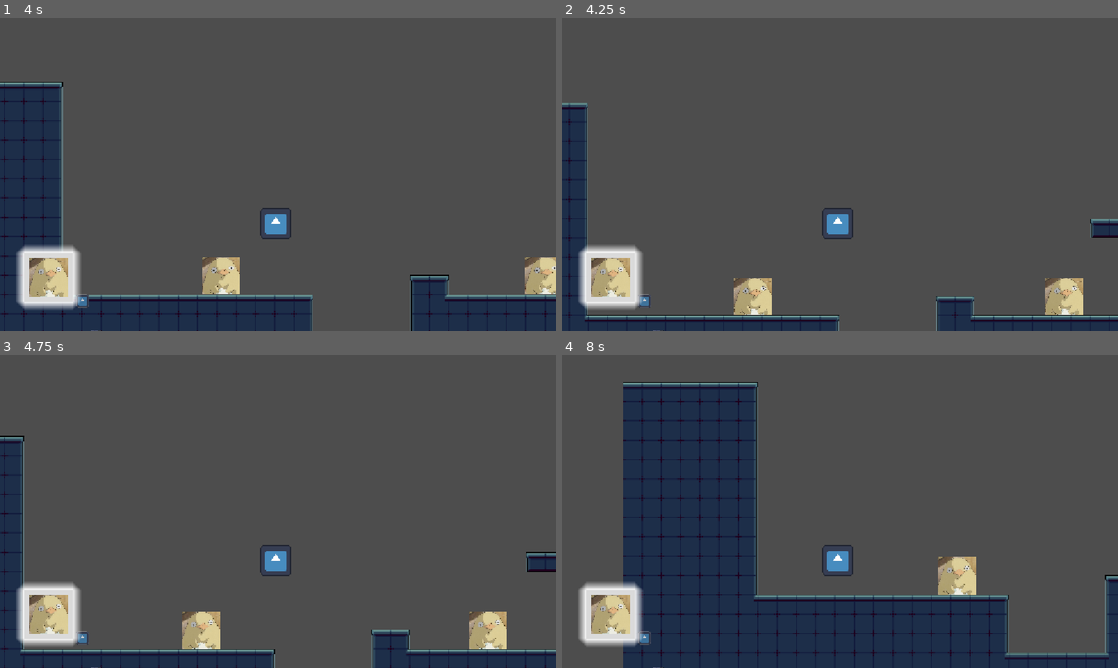
Above: before the commit, frames 1-4 (two rows, left to right).
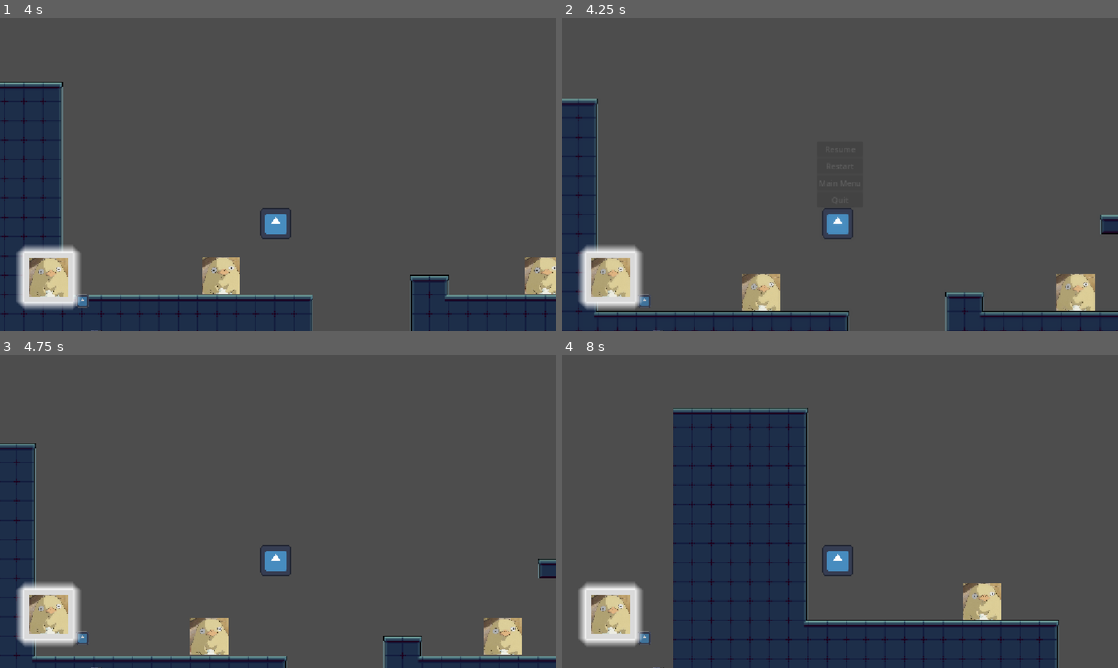
Above: after the commit, the same moments.

Repository: Paulpoomrit/ggj-2026
Game: Godot game, scene res://levels/level_one.tscn
Same seed, same stepped clock (60 frames per second), same inputs: the game is played once before the commit and once after it. The engine's default icon, where the game draws it, is replaced by a stand-in: a white triangle on a blue panel in a dark square.
Inputs (mouse positions are in pixels of both pictures, inside the frame that each line leads up to):
- Up to frame 1 (4 s): tap Enter at 0.5 s; move the mouse to (400, 158) at 0.52 s; hold 0 0.53-1.28 s; hold D (move_right) 0.53-2.03 s; click (400, 158) at 0.67 s; tap Space (jump) at 0.77, 1.52, 3.02, 3.77 s; move the mouse to (166, 190) at 1.27 s; tap 1 at 1.35, 2.85 s; move the mouse to (333, 105) at 2.02 s; hold A (move_left) 2.03-2.78 s; hold 0 2.03-2.78 s; move the mouse to (250, 237) at 2.77 s; hold D (move_right) from 2.78 s (still down); click (250, 237) at 2.92 s; move the mouse to (444, 221) at 3.52 s; hold 0 from 3.53 s (still down)
- Up to frame 2 (4.25 s): keep holding D (move_right); keep holding 0; tap Escape (pause, bound only after the commit) at 4.15 s
- Up to frame 3 (4.75 s): release D (move_right) at 4.25 s; release 0 at 4.25 s; click (278, 486) at 4.25 s, where only the run after the commit has a clickable "Resume"
- Up to frame 4 (8 s): move the mouse to (673, 464) at 5.02 s; hold A (move_left) 5.03-5.78 s; tap 1 at 5.1, 6.6 s; tap Space (jump) at 5.27, 6.77, 7.52 s; move the mouse to (867, 511) at 5.77 s; hold D (move_right) 5.78-6.53 s; hold 0 5.78-6.53 s; click (867, 511) at 5.92 s; move the mouse to (756, 433) at 6.52 s; hold A (move_left) from 6.53 s (still down); move the mouse to (962, 495) at 7.27 s; hold 0 from 7.28 s (still down)

Frame 1 is identical in both runs. In frame 2, 6.1% of the frame differs, in the area x 0-100%, y 25-100%; in frame 3, 6.9%; in frame 4, 23%, in the area x 11-100%, y 8-100%.

Commit message:
pause-and-main-fully-working-now
all we need is to add textures and sound effects

Diff:
--- /dev/null
+++ b/UI/main_menu.gd
@@ -0,0 +1,13 @@
+extends Node2D
+
+
+func _on_start_pressed() -> void:
+	get_tree().change_scene_to_file("res://levels/level_one.tscn")
+
+
+func _on_options_pressed() -> void:
+	pass
+
+
+func _on_quit_pressed() -> void:
+	get_tree().quit()
--- /dev/null
+++ b/UI/main_menu.tscn
@@ -0,0 +1,43 @@
+[gd_scene load_steps=2 format=3 uid="uid://dcubvqqjqjusc"]
+
+[ext_resource type="Script" uid="uid://dk4ibdqu14qgg" path="res://UI/main_menu.gd" id="1_06t4h"]
+
+[node name="MainMenu" type="Node2D"]
+script = ExtResource("1_06t4h")
+
+[node name="ButtonManager" type="Control" parent="."]
+layout_mode = 3
+anchors_preset = 0
+offset_right = 40.0
+offset_bottom = 40.0
+
+[node name="Start" type="Button" parent="ButtonManager"]
+layout_mode = 1
+anchors_preset = -1
+offset_left = 528.0
+offset_top = 264.0
+offset_right = 574.0
+offset_bottom = 295.0
+grow_horizontal = 2
+grow_vertical = 2
+text = "Start"
+
+[node name="Options" type="Button" parent="ButtonManager"]
+layout_mode = 0
+offset_left = 524.0
+offset_top = 301.0
+offset_right = 594.0
+offset_bottom = 332.0
+text = "Options"
+
+[node name="Quit" type="Button" parent="ButtonManager"]
+layout_mode = 0
+offset_left = 550.0
+offset_top = 338.0
+offset_right = 592.0
+offset_bottom = 369.0
+text = "Quit"
+
+[connection signal="pressed" from="ButtonManager/Start" to="." method="_on_start_pressed"]
+[connection signal="pressed" from="ButtonManager/Options" to="." method="_on_options_pressed"]
+[connection signal="pressed" from="ButtonManager/Quit" to="." method="_on_quit_pressed"]
--- /dev/null
+++ b/UI/mask_interactable_node.tscn
@@ -0,0 +1,7 @@
+[gd_scene load_steps=0 format=3 uid="uid://cd4h5vus1a7k2"]
+
+[ext_resource type="Script" uid="uid://dlg5mas221shw" path="res://UI/mask_interactable_node.gd" id="1_p03l1"]
+
+
+[node name="MaskInteractableNode" type="Node"]
+script = ExtResource("1_p03l1")
--- a/pause_menu.gd
+++ b/UI/pause_menu.gd
@@ -6,19 +6,20 @@
 
 
 func resume():
-	get_tree().paused = false;
+	get_tree().paused = false
 	$AnimationPlayer.play_backwards("blur")
+	await get_tree().create_timer(0.3).timeout
 	hide()
 
 func pause():
-	get_tree().paused = true;
+	get_tree().paused = true
 	$AnimationPlayer.play("blur")
 	show()
 
 func testPause():
-	if Input.is_action_just_pressed("pause") and get_tree().paused:
+	if Input.is_action_just_pressed("pause") and get_tree().paused == false:
 		pause()
-	elif Input.is_action_just_pressed("pause") and get_tree().paused:
+	elif Input.is_action_just_pressed("pause") and get_tree().paused == true:
 		resume()
 
 
@@ -33,7 +34,8 @@
 
 
 func _on_main_menu_pressed() -> void:
-	get_tree().change_scene_to_file("res://main_menu.tscn")
+	resume()
+	get_tree().change_scene_to_file("res://UI/main_menu.tscn")
 
 
 func _on_quit_pressed():
--- a/pause_menu.tscn
+++ b/UI/pause_menu.tscn
@@ -1,7 +1,7 @@
 [gd_scene load_steps=7 format=3 uid="uid://c8k6kv2h75xam"]
 
-[ext_resource type="Shader" uid="uid://dnijluxhxrmw3" path="res://pause_menu.gdshader" id="1_hdmo1"]
-[ext_resource type="Script" uid="uid://c1h5lvly66co3" path="res://pause_menu.gd" id="1_nwcfo"]
+[ext_resource type="Shader" uid="uid://dnijluxhxrmw3" path="res://UI/pause_menu.gdshader" id="1_hdmo1"]
+[ext_resource type="Script" uid="uid://c1h5lvly66co3" path="res://UI/pause_menu.gd" id="1_nwcfo"]
 
 [sub_resource type="ShaderMaterial" id="ShaderMaterial_nwcfo"]
 shader = ExtResource("1_hdmo1")
@@ -47,7 +47,7 @@
 "times": PackedFloat32Array(0, 0.3),
 "transitions": PackedFloat32Array(1, 1),
 "update": 0,
-"values": [0.0, 0.8090000384275]
+"values": [0.0, 0.800000038]
 }
 tracks/1/type = "value"
 tracks/1/imported = false
@@ -96,15 +96,13 @@
 [node name="PanelContainer" type="PanelContainer" parent="."]
 modulate = Color(1, 1, 1, 0)
 layout_mode = 1
-anchors_preset = 8
-anchor_left = 0.5
-anchor_top = 0.5
-anchor_right = 0.5
-anchor_bottom = 0.5
-offset_left = -20.0
-offset_top = -16.0
-offset_right = 20.0
-offset_bottom = 16.0
+anchors_preset = 15
+anchor_right = 1.0
+anchor_bottom = 1.0
+offset_left = -48.0
+offset_top = -68.0
+offset_right = 48.0
+offset_bottom = 68.0
 grow_horizontal = 2
 grow_vertical = 2
 
--- a/levels/level_one.tscn
+++ b/levels/level_one.tscn
@@ -6,6 +6,7 @@
 [ext_resource type="PackedScene" uid="uid://rcchusq3cd27" path="res://scenes/ground_enemy.tscn" id="4_e7anx"]
 [ext_resource type="PackedScene" uid="uid://bsuot5fath7hk" path="res://scenes/PressurePlate.tscn" id="5_ur00s"]
 [ext_resource type="PackedScene" uid="uid://c7eme558vq3y" path="res://scenes/Gate.tscn" id="6_wndkh"]
+[ext_resource type="PackedScene" uid="uid://c8k6kv2h75xam" path="res://UI/pause_menu.tscn" id="7_hu4x8"]
 
 [sub_resource type="TileSetAtlasSource" id="TileSetAtlasSource_x25rp"]
 texture = ExtResource("1_46lwt")
@@ -566,3 +567,16 @@
 [node name="CollisionShape2D" type="CollisionShape2D" parent="Area2D"]
 position = Vector2(6317, 340)
 shape = SubResource("RectangleShape2D_e7anx")
+
+[node name="CanvasLayer" type="CanvasLayer" parent="."]
+
+[node name="PauseMenu" parent="CanvasLayer" instance=ExtResource("7_hu4x8")]
+anchors_preset = 8
+anchor_left = 0.5
+anchor_top = 0.5
+anchor_right = 0.5
+anchor_bottom = 0.5
+offset_left = 0.0
+offset_top = 0.0
+offset_right = 0.0
+offset_bottom = 0.0
--- a/main_menu.gd
+++ /dev/null
@@ -1,30 +0,0 @@
-extends Control
-
-func _ready():
-	var lvlSelect=$PanelContainer/VBoxContainer/LvlSelect
-	var popup=lvlSelect.get_popup()
-	popup.id_pressed.connect(file_menu)
-
-
-func file_menu(id):
-	match(id):
-		0:
-			get_tree().change_scene_to_file("res://main_menu.tscn")
-		1:
-			get_tree().change_scene_to_file("res://main_menu.tscn")
-		2:
-			get_tree().change_scene_to_file("res://main_menu.tscn")
-		3:
-			get_tree().change_scene_to_file("res://main_menu.tscn")
-
-
-func _on_start_pressed() -> void:
-	get_tree().change_scene_to_file("res://main_menu.tscn")
-
-
-func _on_options_pressed() -> void:
-	pass
-
-
-func _on_quit_pressed() -> void:
-	get_tree().quit()
--- a/main_menu.tscn
+++ /dev/null
@@ -1,58 +0,0 @@
-[gd_scene load_steps=2 format=3 uid="uid://bg5tsici80b54"]
-
-[ext_resource type="Script" uid="uid://m4h6od6bqw1d" path="res://main_menu.gd" id="1_06t4h"]
-
-[node name="MainMenu" type="Control"]
-layout_mode = 3
-anchors_preset = 15
-anchor_right = 1.0
-anchor_bottom = 1.0
-grow_horizontal = 2
-grow_vertical = 2
-script = ExtResource("1_06t4h")
-
-[node name="PanelContainer" type="PanelContainer" parent="."]
-layout_mode = 1
-anchors_preset = 8
-anchor_left = 0.5
-anchor_top = 0.5
-anchor_right = 0.5
-anchor_bottom = 0.5
-offset_left = -20.0
-offset_top = -20.0
-offset_right = 20.0
-offset_bottom = 20.0
-grow_horizontal = 2
-grow_vertical = 2
-
-[node name="VBoxContainer" type="VBoxContainer" parent="PanelContainer"]
-layout_mode = 2
-
-[node name="Start" type="Button" parent="PanelContainer/VBoxContainer"]
-layout_mode = 2
-text = "Start"
-
-[node name="LvlSelect" type="MenuButton" parent="PanelContainer/VBoxContainer"]
-layout_mode = 2
-text = "Level Select"
-item_count = 4
-popup/item_0/text = "Level 1"
-popup/item_0/id = 0
-popup/item_1/text = "Level 2"
-popup/item_1/id = 1
-popup/item_2/text = "Level 3"
-popup/item_2/id = 2
-popup/item_3/text = "Level 4"
-popup/item_3/id = 3
-
-[node name="Options" type="Button" parent="PanelContainer/VBoxContainer"]
-layout_mode = 2
-text = "Options"
-
-[node name="Quit" type="Button" parent="PanelContainer/VBoxContainer"]
-layout_mode = 2
-text = "Quit"
-
-[connection signal="pressed" from="PanelContainer/VBoxContainer/Start" to="." method="_on_start_pressed"]
-[connection signal="pressed" from="PanelContainer/VBoxContainer/Options" to="." method="_on_options_pressed"]
-[connection signal="pressed" from="PanelContainer/VBoxContainer/Quit" to="." method="_on_quit_pressed"]
--- a/mask_interactable_node.tscn
+++ /dev/null
@@ -1,6 +0,0 @@
-[gd_scene format=3 uid="uid://cd4h5vus1a7k2"]
-
-[ext_resource type="Script" uid="uid://dlg5mas221shw" path="res://mask_interactable_node.gd" id="1_p03l1"]
-
-[node name="MaskInteractableNode" type="Node"]
-script = ExtResource("1_p03l1")
--- a/project.godot
+++ b/project.godot
@@ -58,6 +58,12 @@
 , Object(InputEventJoypadButton,"resource_local_to_scene":false,"resource_name":"","device":-1,"button_index":12,"pressure":0.0,"pressed":false,"script":null)
 ]
 }
+pause={
+"deadzone": 0.2,
+"events": [Object(InputEventKey,"resource_local_to_scene":false,"resource_name":"","device":0,"window_id":0,"alt_pressed":false,"shift_pressed":false,"ctrl_pressed":false,"meta_pressed":false,"pressed":false,"keycode":0,"physical_keycode":4194305,"key_label":0,"unicode":0,"location":0,"echo":false,"script":null)
+, Object(InputEventKey,"resource_local_to_scene":false,"resource_name":"","device":-1,"window_id":0,"alt_pressed":false,"shift_pressed":false,"ctrl_pressed":false,"meta_pressed":false,"pressed":false,"keycode":0,"physical_keycode":80,"key_label":0,"unicode":112,"location":0,"echo":false,"script":null)
+]
+}
 
 [layer_names]
 
--- a/scenes/game.tscn
+++ b/scenes/game.tscn
@@ -28,54 +28,54 @@
 [sub_resource type="RectangleShape2D" id="RectangleShape2D_iywne"]
 size = Vector2(157.5, 156)
 
-[node name="Game" type="Node2D" unique_id=75766549]
+[node name="Game" type="Node2D"]
 
-[node name="Player" parent="." unique_id=1068349610 instance=ExtResource("1_uwrxv")]
+[node name="Player" parent="." instance=ExtResource("1_uwrxv")]
 position = Vector2(1, -3)
 
-[node name="Camera2D" type="Camera2D" parent="." unique_id=694242462]
+[node name="Camera2D" type="Camera2D" parent="."]
 
-[node name="Ground" type="StaticBody2D" parent="." unique_id=2008942904]
+[node name="Ground" type="StaticBody2D" parent="."]
 position = Vector2(0, 179)
 
-[node name="CollisionShape2D" type="CollisionShape2D" parent="Ground" unique_id=507035368]
+[node name="CollisionShape2D" type="CollisionShape2D" parent="Ground"]
 shape = SubResource("WorldBoundaryShape2D_uwrxv")
 
-[node name="Sprite2D" type="Sprite2D" parent="Ground" unique_id=1465565139]
+[node name="Sprite2D" type="Sprite2D" parent="Ground"]
 position = Vector2(6.5, 92.5)
 scale = Vector2(9.8359375, 1.4296875)
 texture = ExtResource("2_yqjtg")
 
-[node name="Platform" type="StaticBody2D" parent="." unique_id=1730122144]
+[node name="Platform" type="StaticBody2D" parent="."]
 position = Vector2(-81, -312)
 
-[node name="CollisionShape2D" type="CollisionShape2D" parent="Platform" unique_id=1163965323]
+[node name="CollisionShape2D" type="CollisionShape2D" parent="Platform"]
 position = Vector2(396.5, 333)
 shape = SubResource("RectangleShape2D_yqjtg")
 
-[node name="Sprite2D" type="Sprite2D" parent="Platform" unique_id=227688450]
+[node name="Sprite2D" type="Sprite2D" parent="Platform"]
 position = Vector2(396.99997, 333)
 scale = Vector2(2.5742188, 0.31640637)
 texture = ExtResource("2_yqjtg")
 
-[node name="GroundEnemy" parent="." unique_id=489110386 instance=ExtResource("3_iywne")]
+[node name="GroundEnemy" parent="." instance=ExtResource("3_iywne")]
 position = Vector2(318, -138)
 
-[node name="FloatingEnemy" type="CharacterBody2D" parent="." unique_id=1553586663]
+[node name="FloatingEnemy" type="CharacterBody2D" parent="."]
 position = Vector2(-250, -272)
 motion_mode = 1
 script = ExtResource("3_lbhrr")
 
-[node name="VisibleOnScreenNotifier2D" type="VisibleOnScreenNotifier2D" parent="FloatingEnemy" unique_id=832509728]
+[node name="VisibleOnScreenNotifier2D" type="VisibleOnScreenNotifier2D" parent="FloatingEnemy"]
 position = Vector2(-127, -8)
 rect = Rect2(-10, -10, 158, 156)
 script = SubResource("GDScript_lbhrr")
 
-[node name="Sprite2D" type="Sprite2D" parent="FloatingEnemy" unique_id=801212767]
+[node name="Sprite2D" type="Sprite2D" parent="FloatingEnemy"]
 position = Vector2(-58.49998, 60.000004)
 scale = Vector2(0.24843752, 0.24062505)
 texture = ExtResource("3_lnu2h")
 
-[node name="CollisionShape2D" type="CollisionShape2D" parent="FloatingEnemy" unique_id=986976467]
+[node name="CollisionShape2D" type="CollisionShape2D" parent="FloatingEnemy"]
 position = Vector2(-57.75, 60)
 shape = SubResource("RectangleShape2D_iywne")
Not shown, added: UI/main_menu.gd.uid
Renamed: mask_interactable_node.gd -> UI/mask_interactable_node.gd
Renamed: mask_interactable_node.gd.uid -> UI/mask_interactable_node.gd.uid
Renamed: pause_menu.gd.uid -> UI/pause_menu.gd.uid
Renamed: pause_menu.gdshader -> UI/pause_menu.gdshader
Renamed: pause_menu.gdshader.uid -> UI/pause_menu.gdshader.uid
Not shown: 1 places in levels/level_one.tscn that only renumber resources
Not shown, removed: main_menu.gd.uid
Not shown: 1 places in scenes/game.tscn that only renumber resources
